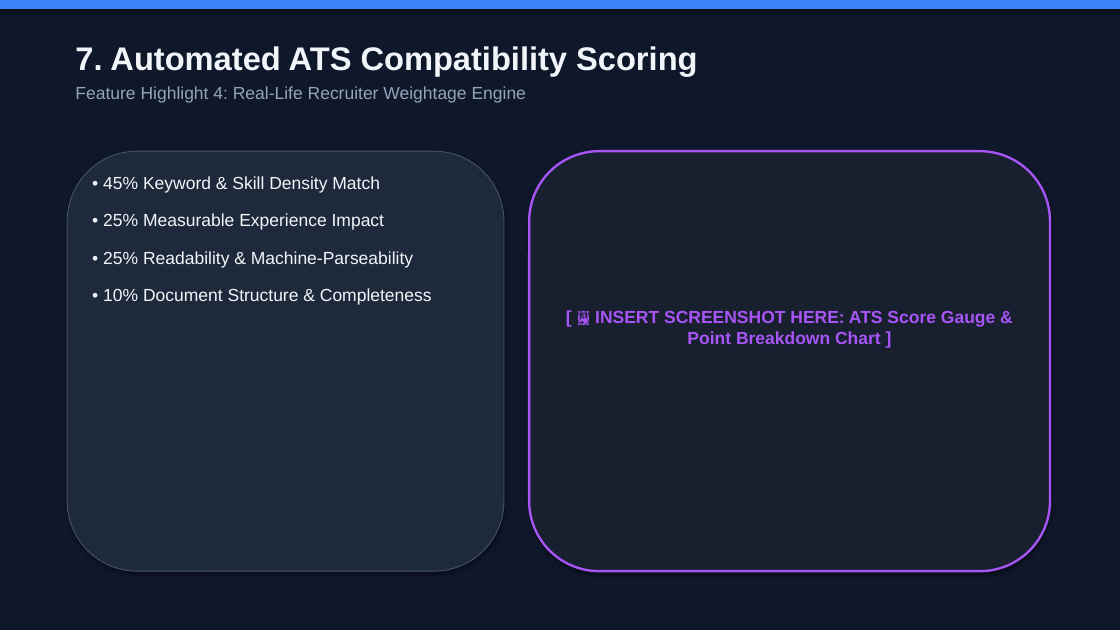
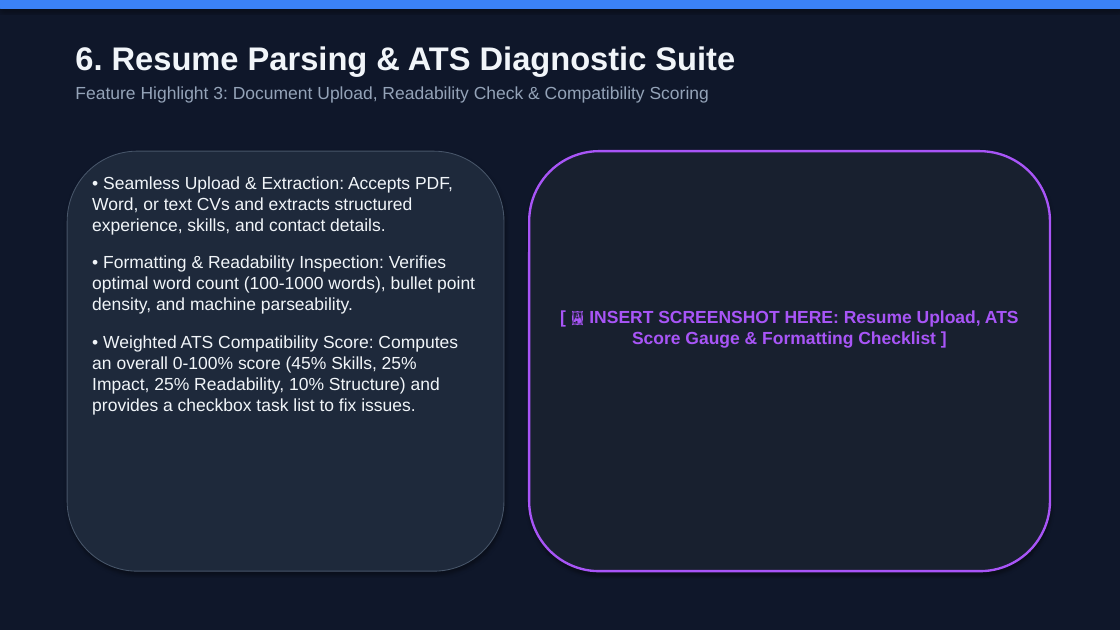
Before and after one commit to RudranshKadiveti/Team-Placebo, a slide deck: slide 7 of CareerPilot_AI_Presentation.pptx (slide 8 before the commit). Drawn at 1120x630 pixels with LibreOffice and Linux fonts; fonts in the diff are those of the drawing. Boxes give left, top, right and bottom in pixels: in the first picture for what was removed or moved away, otherwise in the second. Text is boxed around its words. In the diff, an @@ line names an element or a change of style, - is before the commit and + after.

```diff
--- a/CareerPilot_AI_Presentation.pptx
+++ b/CareerPilot_AI_Presentation.pptx
@@ text at <box>75,46,735,103</box>: text changed @@
-7. Automated ATS Compatibility Scoring
-Feature Highlight 4: Real-Life Recruiter Weightage Engine
+6. Resume Parsing & ATS Diagnostic Suite
+Feature Highlight 3: Document Upload, Readability Check & Compatibility Scoring
@@ text at <box>92,176,475,415</box>: text changed @@
-• 45% Keyword & Skill Density Match
-• 25% Measurable Experience Impact
-• 25% Readability & Machine-Parseability
-• 10% Document Structure & Completeness
+• Seamless Upload & Extraction: Accepts PDF, Word, or text CVs and extracts structured experience, skills, and contact details.
+• Formatting & Readability Inspection: Verifies optimal word count (100-1000 words), bullet point density, and machine parseability.
+• Weighted ATS Compatibility Score: Computes an overall 0-100% score (45% Skills, 25% Impact, 25% Readability, 10% Structure) and provides a checkbox task list to fix issues.
@@ text at <box>589,310,1019,348</box>: text changed @@
-[ 🖼️ INSERT SCREENSHOT HERE: ATS Score Gauge & Point Breakdown Chart ]
+[ 🖼️ INSERT SCREENSHOT HERE: Resume Upload, ATS Score Gauge & Formatting Checklist ]
```
Also in this commit, not shown: 7 other slides changed, 6 slides added, 7 slides removed, 1 other file.
